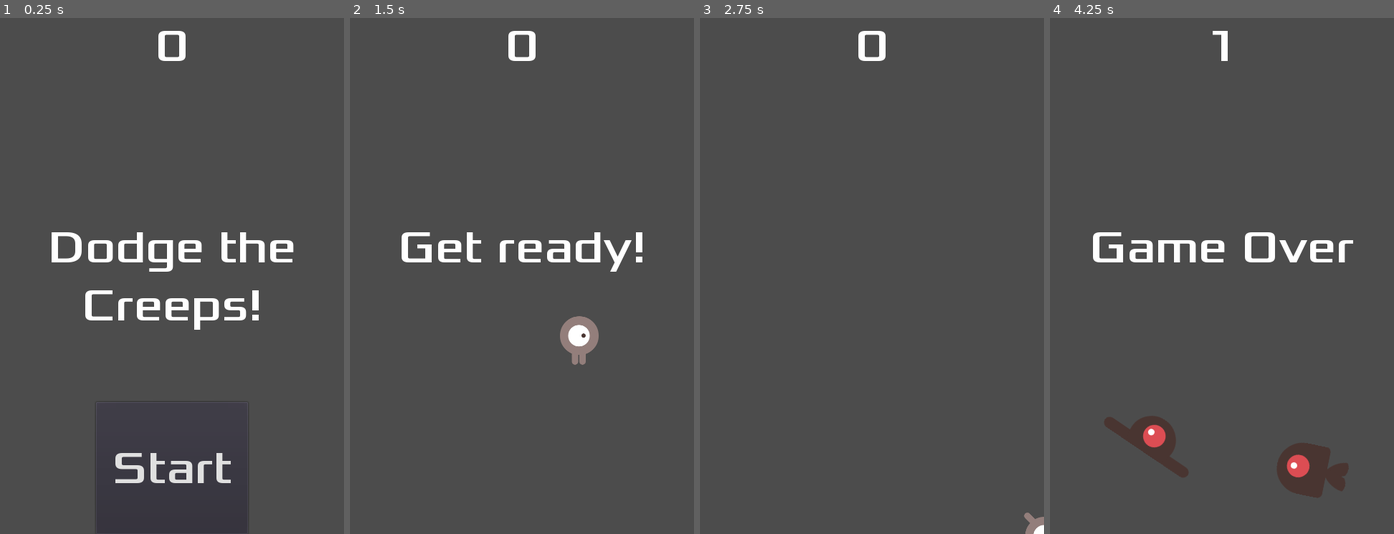
Above: before the commit, frames 1-4 (left to right).
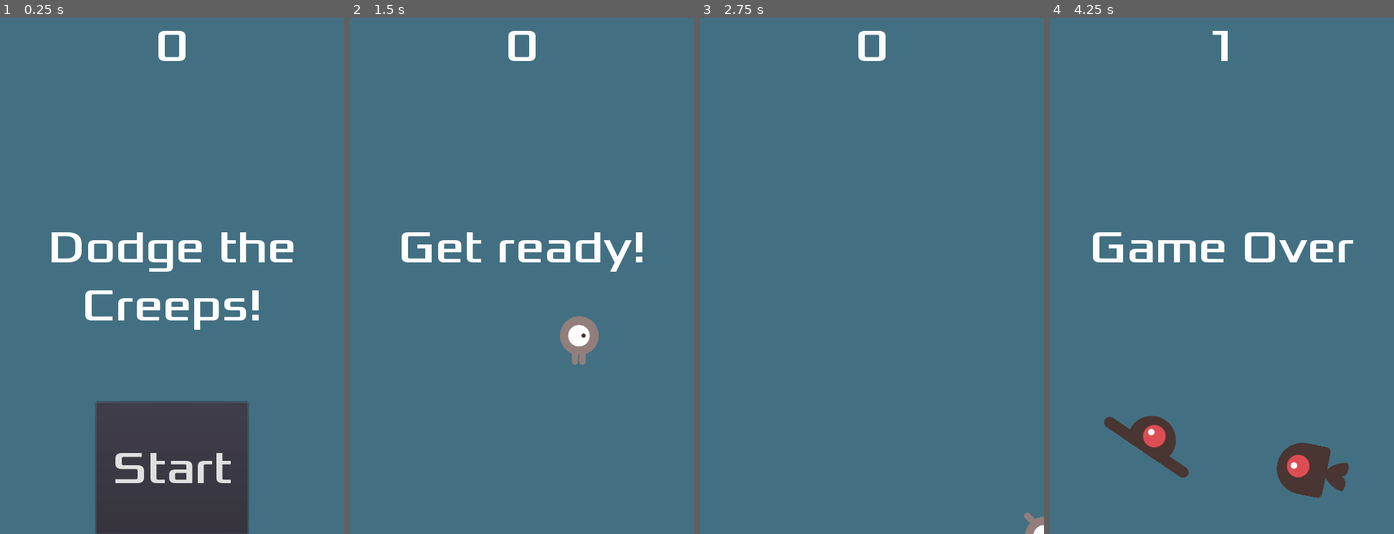
Above: after the commit, the same moments.

Repository: shiuido/GodotTutorial
Game: Godot game, scene res://Main.tscn
Two runs of this game, one before a commit and one after it. Both use one fixed random seed, a clock stepped at 60 frames per second and the inputs below. Sound files missing from this copy of the repository are replaced by a short silence.
Inputs:
- Up to frame 1 (0.25 s): no input
- Up to frame 2 (1.5 s): click "Start" at 0.5 s; tap Enter at 1.25 s; hold Right (ui_right) from 1.28 s (still down)
- Up to frame 3 (2.75 s): release Right (ui_right) at 2.03 s; hold Down (ui_down) from 2.03 s (still down)
- Up to frame 4 (4.25 s): release Down (ui_down) at 2.78 s; hold Right (ui_right) 2.78-3.53 s; hold Up (ui_up) from 3.53 s (still down)

The runs differ from the first frame. In frame 1, 86% of the frame differs, in the area x 0-100%, y 0-100%; in frame 2, 98%; in frame 3, 100%; in frame 4, 96%.

Commit message:
Added music and death sound effect

Diff:
--- a/Main.gd
+++ b/Main.gd
@@ -21,13 +21,16 @@
 func game_over():
 	$ScoreTimer.stop()
 	$MobTimer.stop()
+	$Music.stop()
 	$HUD.show_game_over()
+	$DeathSound.play()
 
 func new_game():
 	score = 0
 	$HUD.update_score(score)
 	$HUD.show_message("Get ready!")
 	$Player.start($StartPosition.position)
+	$Music.play()
 	$StartTimer.start()
 
 
--- a/Main.tscn
+++ b/Main.tscn
@@ -1,9 +1,11 @@
-[gd_scene load_steps=6 format=2]
+[gd_scene load_steps=8 format=2]
 
 [ext_resource path="res://Main.gd" type="Script" id=1]
 [ext_resource path="res://Mob.tscn" type="PackedScene" id=2]
 [ext_resource path="res://Player.tscn" type="PackedScene" id=3]
 [ext_resource path="res://HUD.tscn" type="PackedScene" id=4]
+[ext_resource path="res://art/House In a Forest Loop.ogg" type="AudioStream" id=5]
+[ext_resource path="res://art/gameover.wav" type="AudioStream" id=6]
 
 [sub_resource type="Curve2D" id=1]
 _data = {
@@ -13,6 +15,15 @@
 [node name="Main" type="Node"]
 script = ExtResource( 1 )
 Mob = ExtResource( 2 )
+
+[node name="ColorRect" type="ColorRect" parent="."]
+margin_right = 40.0
+margin_bottom = 40.0
+rect_scale = Vector2( 12, 18 )
+color = Color( 0.262745, 0.443137, 0.513726, 1 )
+__meta__ = {
+"_edit_use_anchors_": false
+}
 
 [node name="MobTimer" type="Timer" parent="."]
 wait_time = 0.5
@@ -34,8 +45,15 @@
 [node name="Player" parent="." instance=ExtResource( 3 )]
 
 [node name="HUD" parent="." instance=ExtResource( 4 )]
+
+[node name="Music" type="AudioStreamPlayer" parent="."]
+stream = ExtResource( 5 )
+
+[node name="DeathSound" type="AudioStreamPlayer" parent="."]
+stream = ExtResource( 6 )
 [connection signal="timeout" from="MobTimer" to="." method="_on_MobTimer_timeout"]
 [connection signal="timeout" from="ScoreTimer" to="." method="_on_ScoreTimer_timeout"]
 [connection signal="timeout" from="StartTimer" to="." method="_on_StartTimer_timeout"]
 [connection signal="hit" from="Player" to="." method="game_over"]
 [connection signal="start_game" from="HUD" to="." method="new_game"]
+[connection signal="finished" from="Music" to="." method="_on_Music_finished"]
